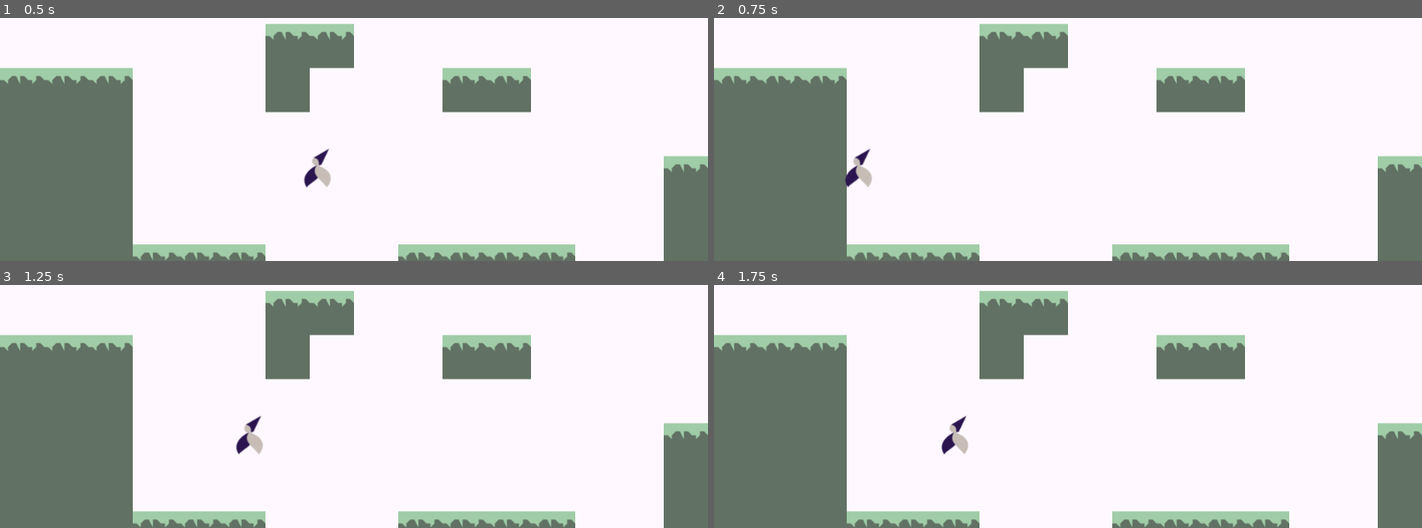
Above: before the commit, frames 1-4 (two rows, left to right).
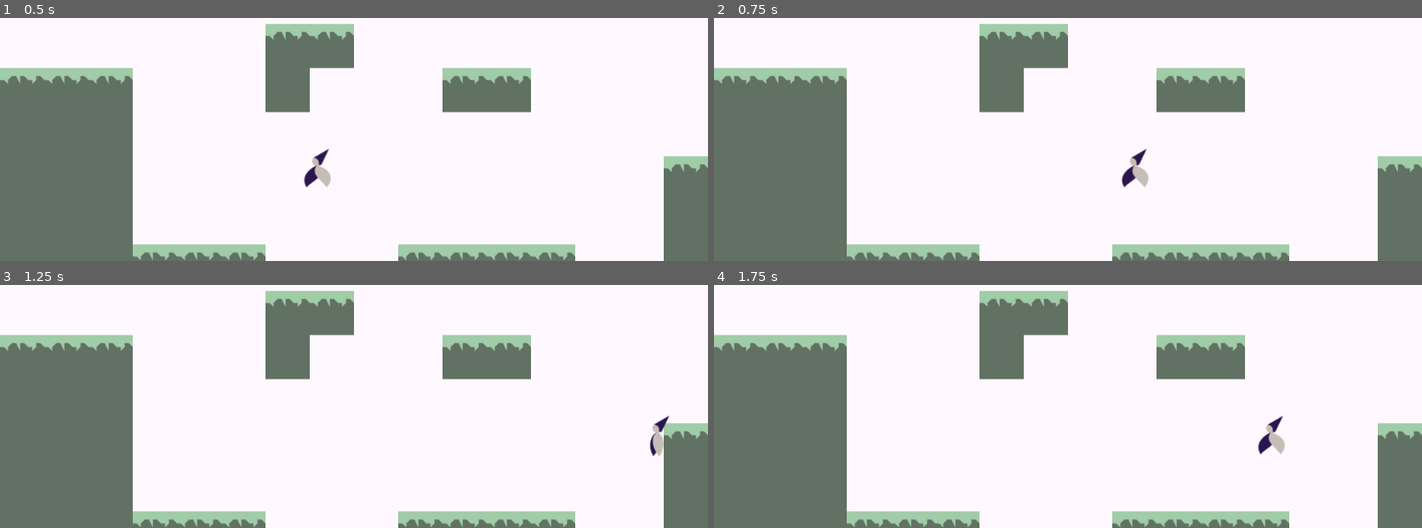
Above: after the commit, the same moments.

Repository: JacksonElia/Gravity_Game
Game: Godot game, scene res://World.tscn
Two runs of this game, one before a commit and one after it. Both use one fixed random seed, a clock stepped at 60 frames per second and the inputs below.
Inputs:
- Up to frame 1 (0.5 s): no input
- Up to frame 2 (0.75 s): hold Right (gravity_right, bound only after the commit) from 0.53 s (still down)
- Up to frame 3 (1.25 s): keep holding Right (gravity_right, bound only after the commit); tap W (jump) at 0.77 s
- Up to frame 4 (1.75 s): keep holding Right (gravity_right, bound only after the commit); tap W (jump) at 1.52 s

Frame 1 is identical in both runs. In frame 2, 0.6% of the frame differs, in the area x 18-62%, y 53-70%; in frame 3, 0.6%; in frame 4, 0.6%.

Commit message:
Change gravity directions with arrow keys

Diff:
--- a/godot test/Player.gd
+++ b/godot test/Player.gd
@@ -16,6 +16,15 @@
 var movement_vector = Vector2(0, 0)
 
 func _physics_process(delta):
+	if Input.is_action_just_pressed("gravity_up"):
+		gravity_dir = "up"
+	if Input.is_action_just_pressed("gravity_right"):
+		gravity_dir = "right"
+	if Input.is_action_just_pressed("gravity_down"):
+		gravity_dir = "down"
+	if Input.is_action_just_pressed("gravity_left"):
+		gravity_dir = "left"
+
 	var move_dir = 0
 	if Input.is_action_pressed("move_right"):
 		move_dir += 1
--- a/godot test/project.godot
+++ b/godot test/project.godot
@@ -31,6 +31,26 @@
 "events": [ Object(InputEventKey,"resource_local_to_scene":false,"resource_name":"","device":0,"alt":false,"shift":false,"control":false,"meta":false,"command":false,"pressed":false,"scancode":87,"physical_scancode":0,"unicode":0,"echo":false,"script":null)
  ]
 }
+gravity_up={
+"deadzone": 0.5,
+"events": [ Object(InputEventKey,"resource_local_to_scene":false,"resource_name":"","device":0,"alt":false,"shift":false,"control":false,"meta":false,"command":false,"pressed":false,"scancode":16777232,"physical_scancode":0,"unicode":0,"echo":false,"script":null)
+ ]
+}
+gravity_right={
+"deadzone": 0.5,
+"events": [ Object(InputEventKey,"resource_local_to_scene":false,"resource_name":"","device":0,"alt":false,"shift":false,"control":false,"meta":false,"command":false,"pressed":false,"scancode":16777233,"physical_scancode":0,"unicode":0,"echo":false,"script":null)
+ ]
+}
+gravity_down={
+"deadzone": 0.5,
+"events": [ Object(InputEventKey,"resource_local_to_scene":false,"resource_name":"","device":0,"alt":false,"shift":false,"control":false,"meta":false,"command":false,"pressed":false,"scancode":16777234,"physical_scancode":0,"unicode":0,"echo":false,"script":null)
+ ]
+}
+gravity_left={
+"deadzone": 0.5,
+"events": [ Object(InputEventKey,"resource_local_to_scene":false,"resource_name":"","device":0,"alt":false,"shift":false,"control":false,"meta":false,"command":false,"pressed":false,"scancode":16777231,"physical_scancode":0,"unicode":0,"echo":false,"script":null)
+ ]
+}
 
 [rendering]
 
